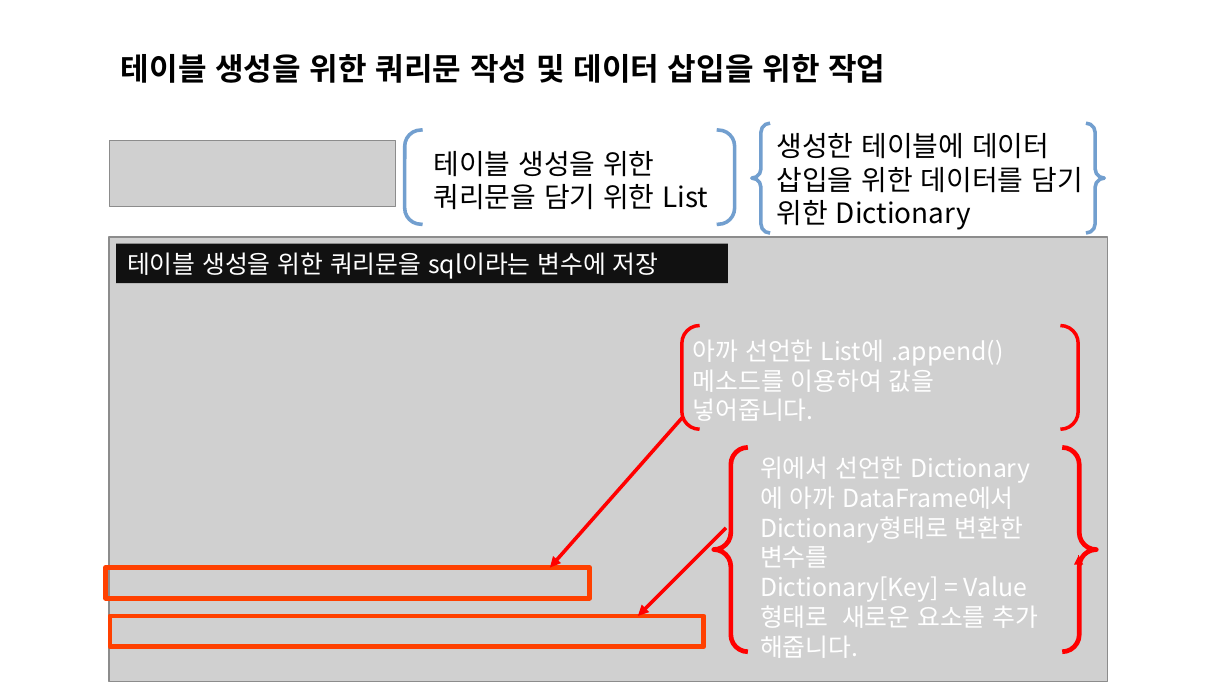
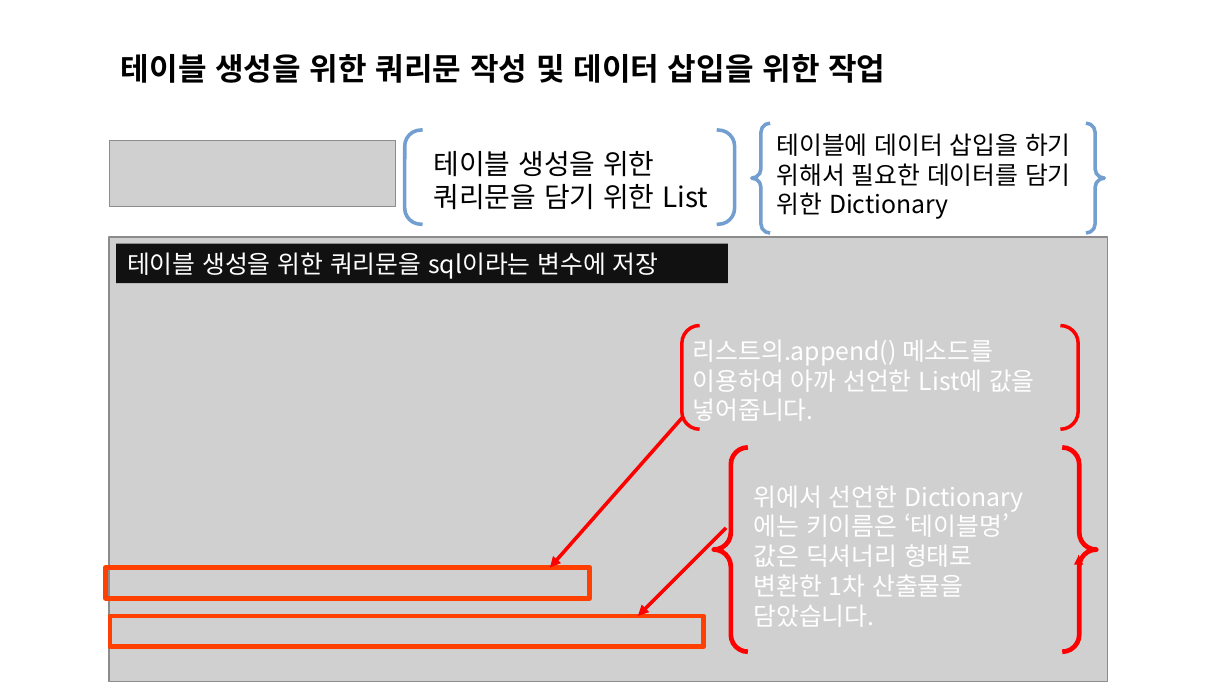
Before and after one commit to deardeer123/workspace_sts, a slide deck: slide 8 of python_study/project_python/파이썬_프로젝트2/한국 전기 안전 공사 감전 사고.pptx. Drawn at 1232x693 pixels with LibreOffice and Linux fonts; fonts in the diff are those of the drawing; grey boxes stand for pictures. Boxes give left, top, right and bottom in pixels: in the first picture for what was removed or moved away, otherwise in the second. Text is boxed around its words. In the diff, an @@ line names an element or a change of style, - is before the commit and + after.

```diff
--- a/python_study/project_python/파이썬_프로젝트2/한국 전기 안전 공사 감전 사고.pptx
+++ b/python_study/project_python/파이썬_프로젝트2/한국 전기 안전 공사 감전 사고.pptx
@@ text at [777,133,1071,219]: text changed; size 18 to 16 pt @@
-생성한 테이블에 데이터 삽입을 위한 데이터를 담기 위한 Dictionary
+테이블에 데이터 삽입을 하기 위해서 필요한 데이터를 담기 위한 Dictionary
@@ text at [693,340,1035,421]: text changed @@
-아까 선언한 List에 .append() 메소드를 이용하여 값을 넣어줍니다.
+리스트의.append() 메소드를 이용하여 아까 선언한 List에 값을 넣어줍니다.
@@ text at [754,486,1009,627]: text changed @@
-위에서 선언한 Dictionary에 아까 DataFrame에서 Dictionary형태로 변환한 변수를
-Dictionary[Key] = Value 형태로 새로운 요소를 추가 해줍니다.
+위에서 선언한 Dictionary에는 키이름은 ‘테이블명’ 값은 딕셔너리 형태로 변환한 1차 산출물을 담았습니다.
```
Also in this commit, not shown: 11 other slides changed, 3 slides added, 2 slides removed, 2 other files.
